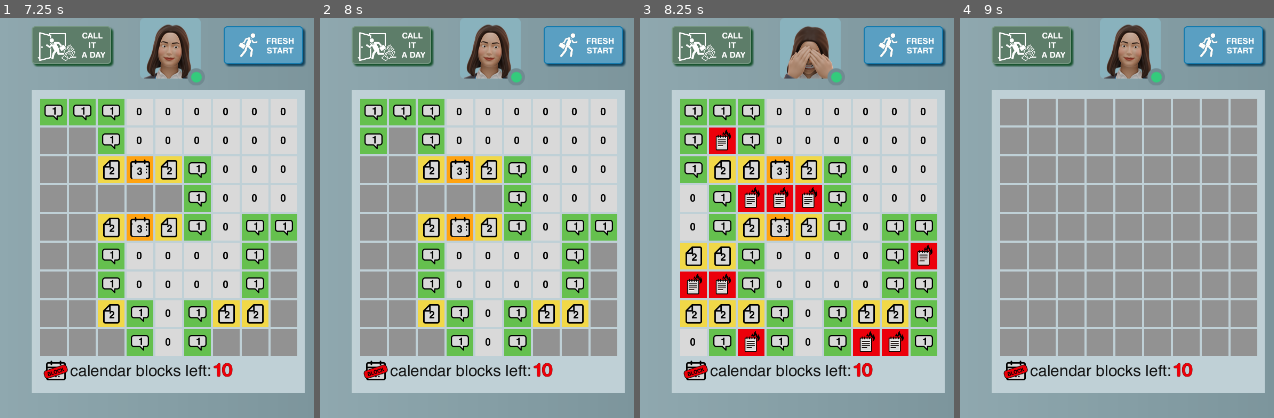
Above: before the commit, frames 1-4 (left to right).
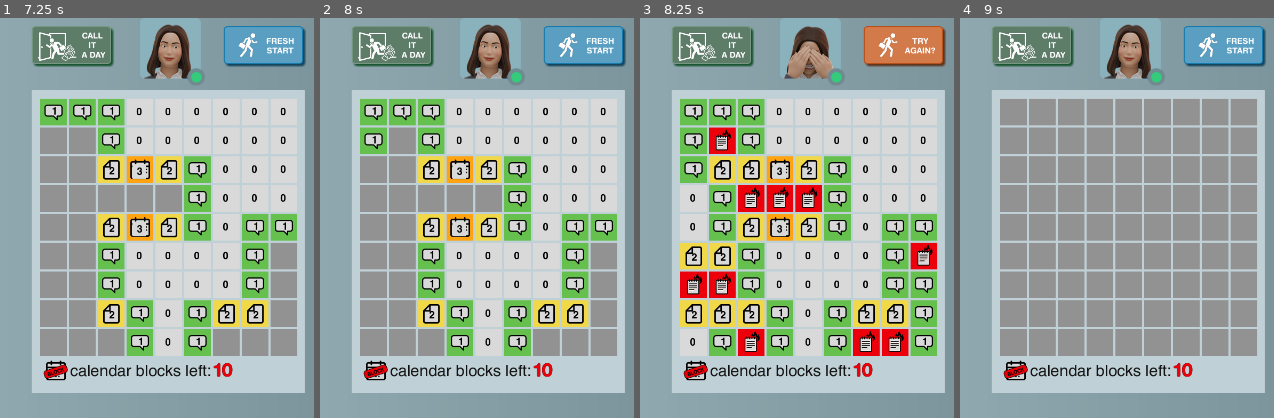
Above: after the commit, the same moments.

Repository: grkovalev/office-game
Game: Godot game, scene res://minesweeper.tscn
Two runs of this game, one before a commit and one after it. Both use one fixed random seed, a clock stepped at 60 frames per second and the inputs below. This scene is started directly instead of the project's main scene.
Inputs (mouse positions are % of the whole screen's width and height, from its top left):
- Up to frame 1 (7.25 s): click (29, 33) at 0.52 s; click (33, 33) at 1.27 s; click (38, 33) at 2.02 s; click (43, 33) at 2.77 s; click (47, 33) at 3.52 s; click (52, 33) at 4.27 s; click (56, 33) at 5.02 s; click (61, 33) at 5.77 s; click (65, 33) at 6.52 s
- Up to frame 2 (8 s): click (29, 37) at 7.27 s
- Up to frame 3 (8.25 s): click (33, 37) at 8.02 s
- Up to frame 4 (9 s): click (38, 37) at 8.77 s
The pictures show only the part of the screen within x 20-70%, y 21-71%; the shares and areas given below are measured in that part.

Frames 1-2 are identical in both runs. In frame 3, 2.6% of the frame differs, in the area x 71-98%, y 2-13%; in frame 4, nothing differs.

Commit message:
fixed restart button
after try again is pressed an new game starts, try again texture swaps to fresh start

Diff:
--- a/minesweeper.gd
+++ b/minesweeper.gd
@@ -5,6 +5,10 @@
 @onready var avaAnim: AnimatedSprite2D = $Window/avatar_slack
 @onready var number_calblocks: Label = $Window/number_calblocks
 @onready var restartbtn: TextureButton = $Window/restartbtn
+
+
+signal game_over_signal
+signal new_game_signal
 
 
 var board:Board
@@ -129,6 +133,7 @@
 			btn.set_tile(danger_level + 1)
 	avaAnim.play("lost")
 	gg = true
+	emit_signal("game_over_signal")
 
 func _new_game():
 	gg = false
@@ -137,6 +142,7 @@
 	for btn_key in buttons:
 		var btn = buttons[btn_key]
 		btn.set_tile(0)
+	emit_signal("new_game_signal")
 
 
 
--- a/minesweeper.tscn
+++ b/minesweeper.tscn
@@ -18,6 +18,7 @@
 [ext_resource type="Texture2D" uid="uid://8wn1ier2rei" path="res://minesweeper_atlas.png" id="15_8neyo"]
 [ext_resource type="Texture2D" uid="uid://cy2eejtdigm46" path="res://ui_buttons/minesweeper/minesweeper_ui_atlas.png" id="16_8neyo"]
 [ext_resource type="Script" uid="uid://cthnwkgja4w3y" path="res://animbttn.gd" id="18_2so26"]
+[ext_resource type="Script" uid="uid://dd6o4yn6x0t88" path="res://textureswitch.gd" id="19_r43nf"]
 
 [sub_resource type="Gradient" id="Gradient_k6kum"]
 colors = PackedColorArray(0.5897706, 0.686903, 0.71425915, 1, 0.44313726, 0.5411765, 0.5686275, 1)
@@ -97,6 +98,14 @@
 [sub_resource type="AtlasTexture" id="AtlasTexture_2so26"]
 atlas = ExtResource("16_8neyo")
 region = Rect2(7, 92, 155, 77)
+
+[sub_resource type="AtlasTexture" id="AtlasTexture_mxn5k"]
+atlas = ExtResource("16_8neyo")
+region = Rect2(7, 92, 155, 77)
+
+[sub_resource type="AtlasTexture" id="AtlasTexture_ldu3r"]
+atlas = ExtResource("16_8neyo")
+region = Rect2(7, 177, 155, 77)
 
 [node name="main_minesweeper" type="Node2D"]
 script = ExtResource("1_k6kum")
@@ -221,3 +230,8 @@
 offset_bottom = 426.0
 texture_normal = SubResource("AtlasTexture_2so26")
 script = ExtResource("18_2so26")
+
+[node name="TextureSwitch" type="Node" parent="Window/restartbtn"]
+script = ExtResource("19_r43nf")
+normal_texture = SubResource("AtlasTexture_mxn5k")
+try_again_texture = SubResource("AtlasTexture_ldu3r")
--- /dev/null
+++ b/textureswitch.gd
@@ -0,0 +1,28 @@
+extends Node
+@export var normal_texture: AtlasTexture
+@export var try_again_texture: AtlasTexture
+
+@onready var button = get_parent() as TextureButton
+@onready var main_minesweeper = get_tree().root.get_node("main_minesweeper")
+
+func _ready():
+	button.texture_normal = normal_texture
+	button.texture_hover = normal_texture
+	button.texture_pressed = normal_texture
+
+	if main_minesweeper.has_signal("game_over_signal"):
+		main_minesweeper.connect("game_over_signal", Callable(self, "game_over"))
+	if main_minesweeper.has_signal("new_game_signal"):
+		main_minesweeper.connect("new_game_signal", Callable(self, "reset"))
+
+func game_over():
+	button.texture_normal = try_again_texture
+	button.texture_hover = try_again_texture
+	button.texture_pressed = try_again_texture
+
+func reset():
+	if not button:
+		return
+	button.texture_normal = normal_texture
+	button.texture_hover = normal_texture
+	button.texture_pressed = normal_texture
Not shown: 1 places in minesweeper.tscn that only renumber resources
Not shown, added: textureswitch.gd.uid
